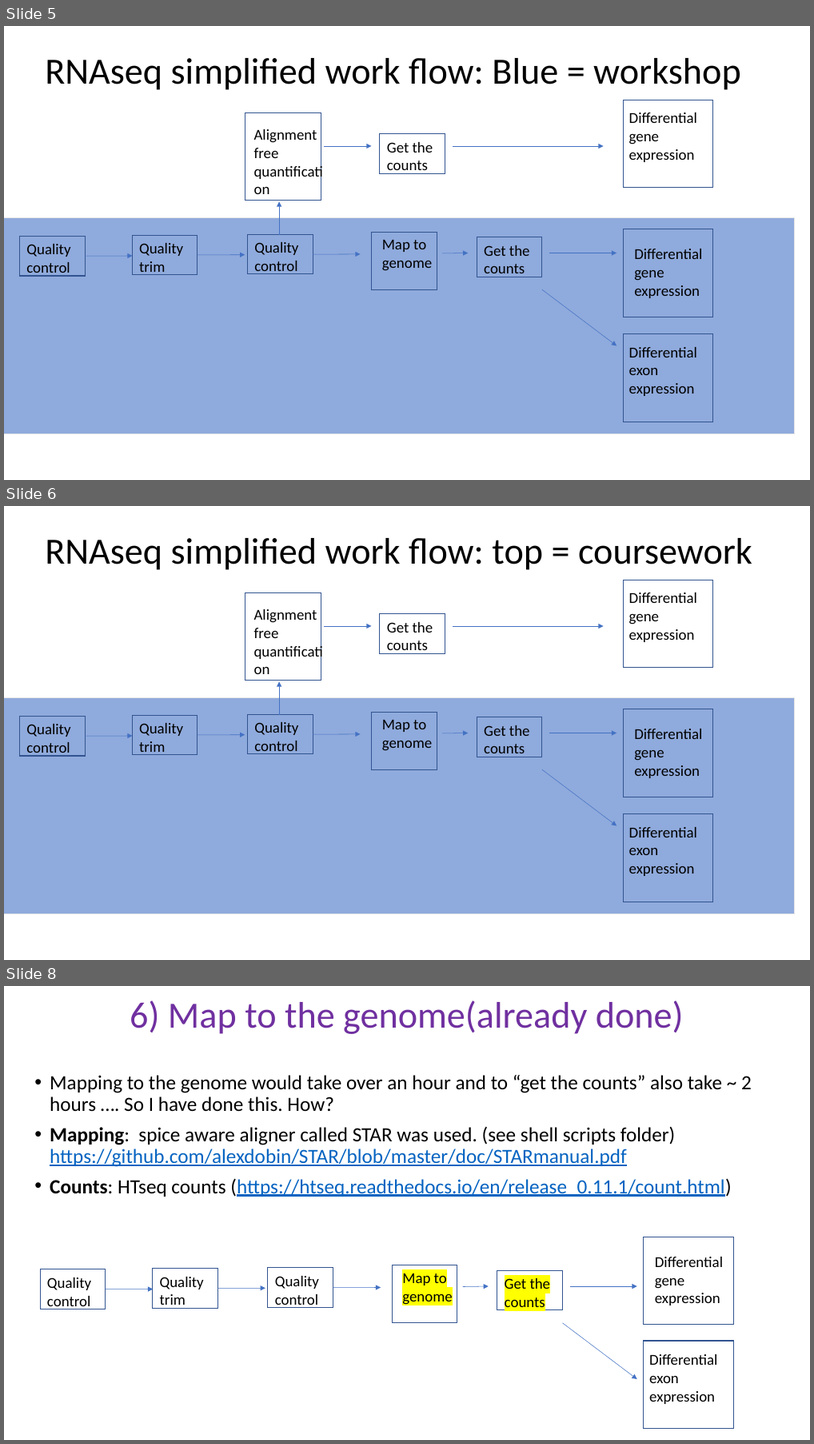
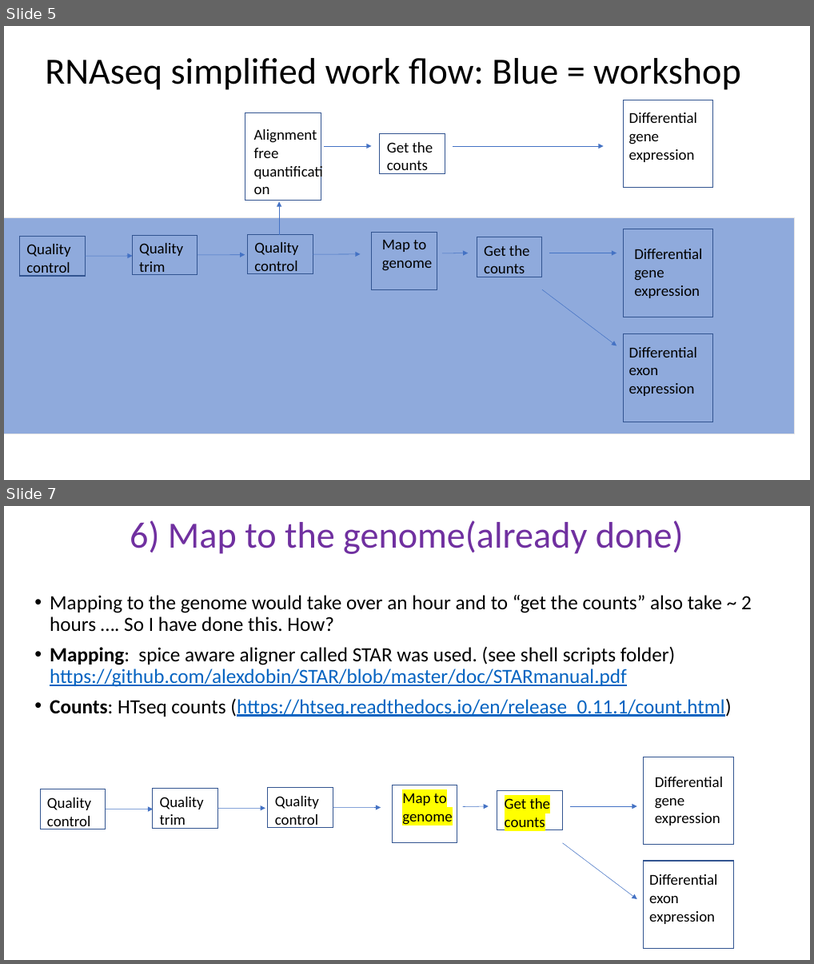
Before and after one commit to schlogl2017/RNAseq_workshop, a slide deck: powerpoint/6_RNAseq_DE.pptx. Shown one above the other, each under a label of ours: slides 5, 6 and 8 before the commit, slides 5 and 7 after it; the slides between them are not shown. The pictures are 814x1444 and 814x964 pixels, drawn with LibreOffice and Linux fonts; fonts in the diff are those of the drawing. Boxes give left, top, right and bottom in pixels: in the first picture for what was removed or moved away, otherwise in the second. Text is boxed around its words. In the diff, an @@ line names an element or a change of style, - is before the commit and + after.

```diff
--- a/powerpoint/6_RNAseq_DE.pptx
+++ b/powerpoint/6_RNAseq_DE.pptx
@@ slide 6 removed at (4, 506, 810, 960), background #FFFFFF @@
@@ title removed at (45, 538, 753, 570) @@
-RNAseq simplified work flow: top = coursework
@@ rectangle removed at (246, 592, 321, 680) @@
@@ rectangle removed at (623, 580, 714, 668) @@
@@ text removed at (630, 592, 698, 642) @@
-Differential gene expression
@@ text removed at (254, 609, 318, 638) @@
-Alignment free quantification
@@ rectangle removed at (380, 614, 446, 654) @@
@@ text removed at (387, 622, 434, 654) @@
-Get the counts
@@ arrow removed from (324, 626) to (372, 626) @@
@@ arrow removed from (453, 626) to (604, 626) @@
@@ rectangle removed at (4, 697, 795, 914) @@
@@ arrow removed from (279, 716) to (279, 681) @@
@@ rectangle removed at (20, 716, 85, 756) @@
@@ rectangle removed at (132, 715, 198, 755) @@
@@ rectangle removed at (248, 714, 313, 754) @@
@@ rectangle removed at (372, 712, 437, 770) @@
@@ text removed at (382, 720, 432, 751) @@
-Map to genome
@@ rectangle removed at (477, 716, 542, 756) @@
@@ rectangle removed at (623, 708, 714, 796) @@
@@ text removed at (26, 724, 70, 756) @@
-Quality control
@@ arrow removed from (85, 736) to (132, 736) @@
@@ text removed at (139, 723, 183, 755) @@
-Quality trim
@@ arrow removed from (198, 735) to (246, 735) @@
@@ text removed at (254, 722, 298, 754) @@
-Quality control
@@ arrow removed from (313, 734) to (360, 734) @@
@@ arrow removed from (442, 733) to (469, 733) @@
@@ text removed at (484, 725, 530, 757) @@
-Get the counts
@@ arrow removed from (550, 733) to (618, 733) @@
@@ text removed at (634, 728, 702, 778) @@
-Differential gene expression
@@ arrow removed from (542, 770) to (618, 825) @@
@@ rectangle removed at (623, 814, 714, 902) @@
@@ text removed at (630, 827, 698, 876) @@
-Differential exon expression
@@ what was slide 8 is now slide 7 @@
```
Also in this commit, not shown: 13 slides changed, 1 slide added, 22 other files.
